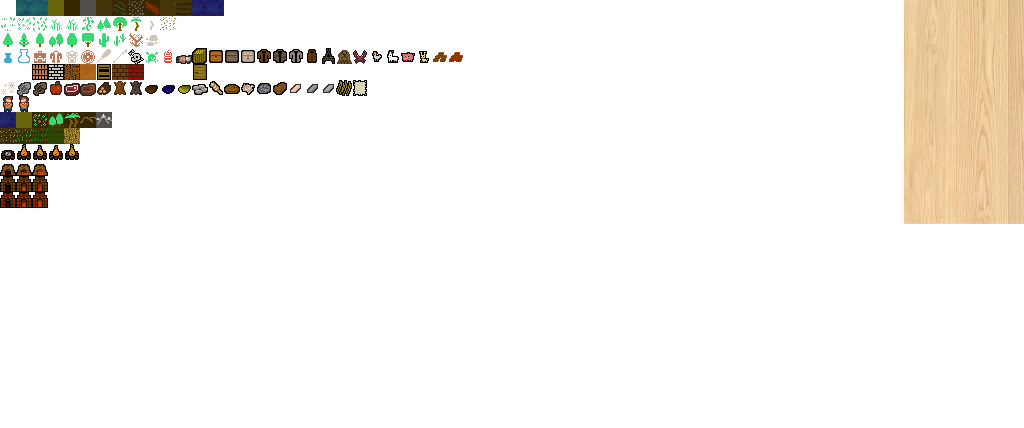
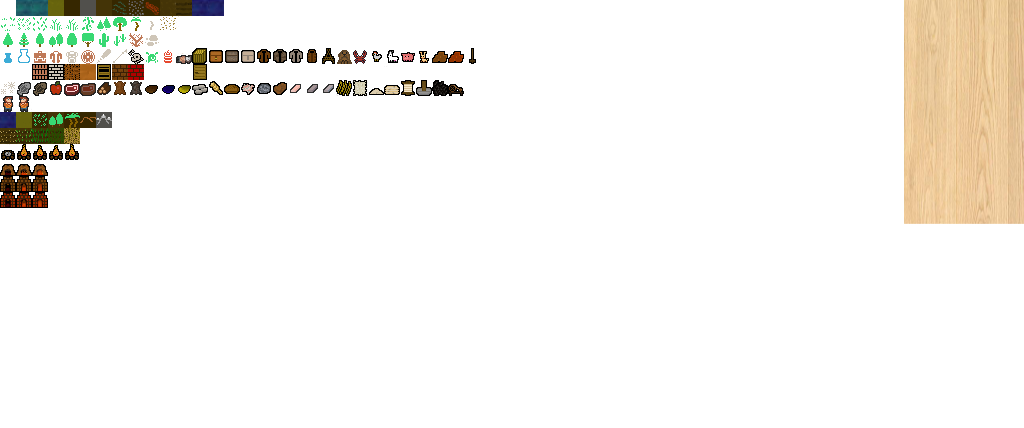
Before/after of a 1024 × 428 layered artwork. What changed in the layer stack:
painted on "tilesheet.png" over left=369, top=48, right=476, bottom=96
